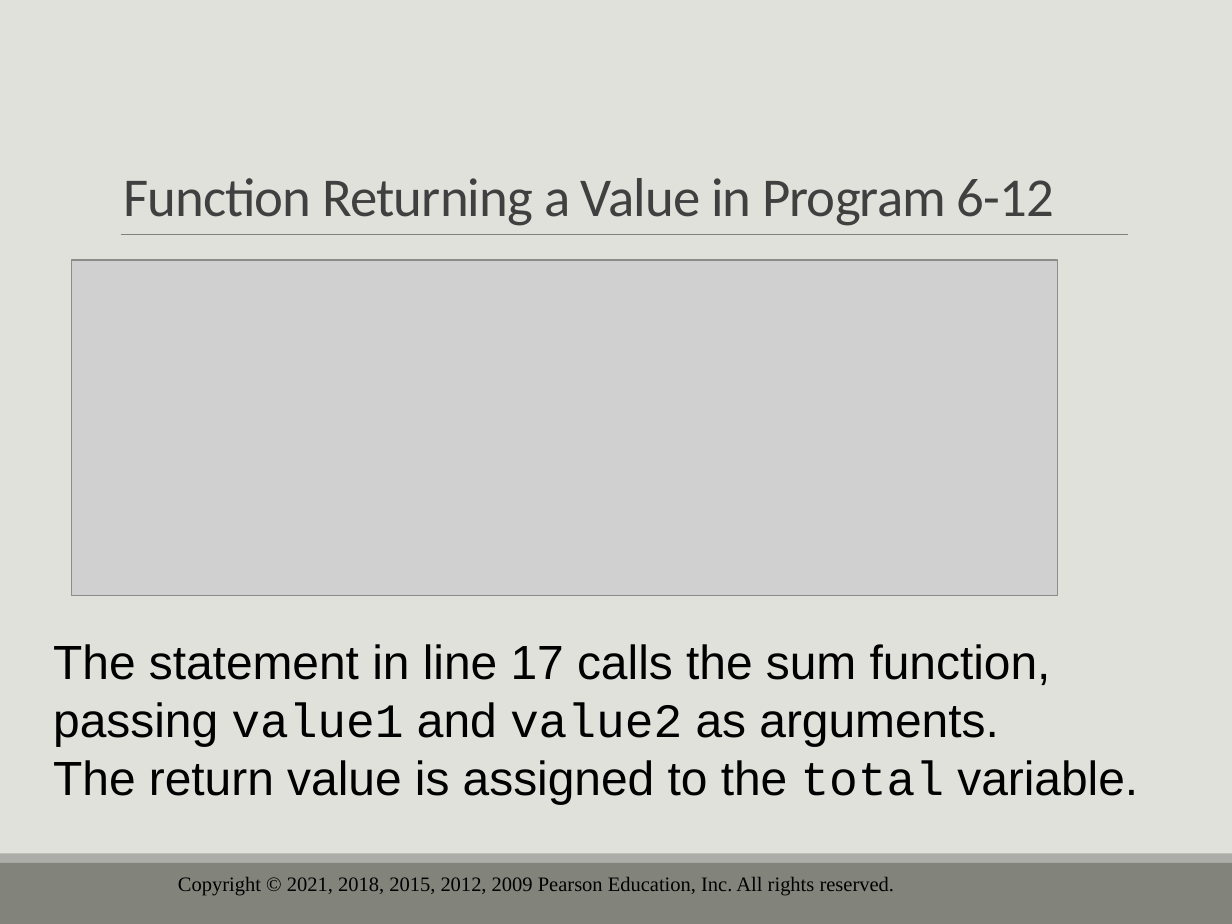
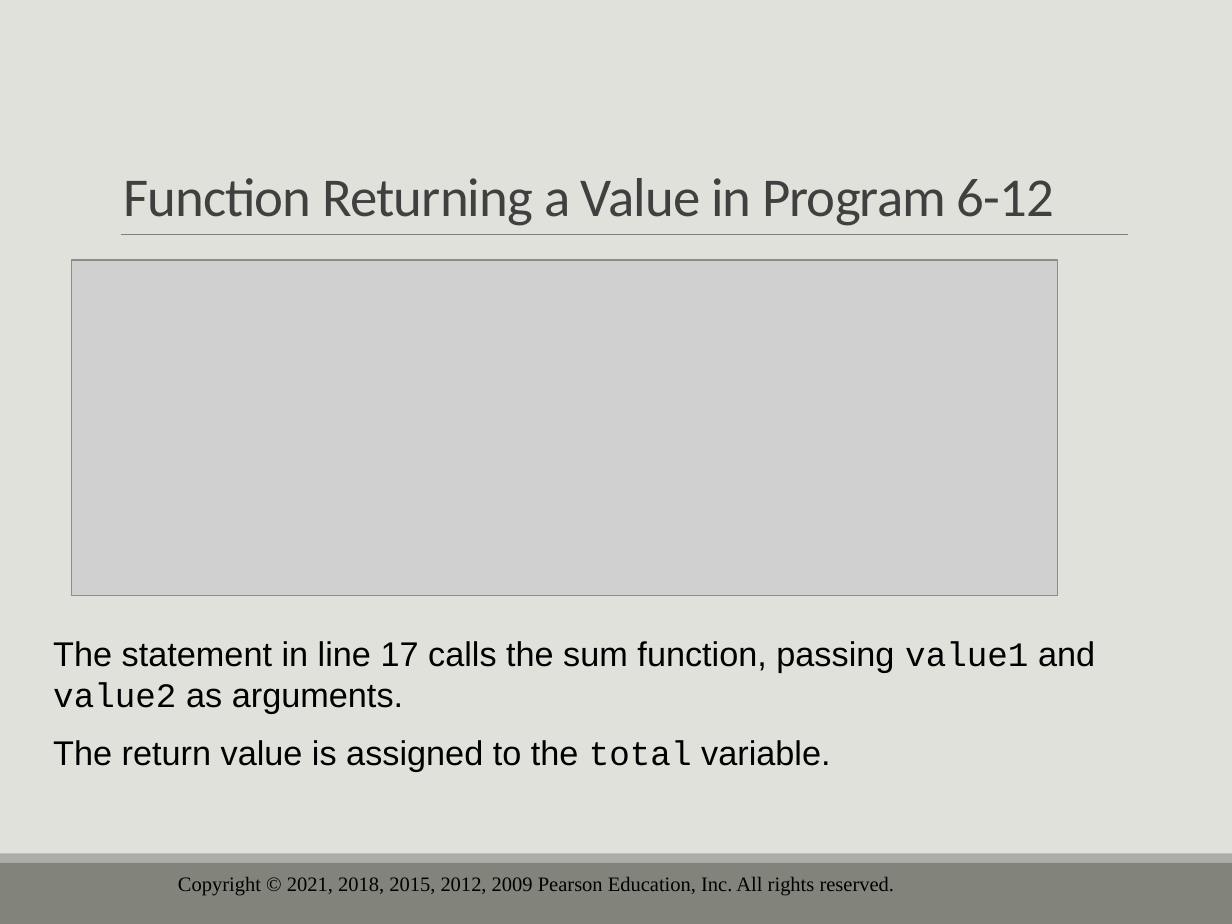
Before and after one commit to drolsonmi/eng1400, a slide deck: slide 34 of 1400_06_Functions.pptx (slide 38 before the commit). Drawn at 1232x924 pixels with LibreOffice and Linux fonts; fonts in the diff are those of the drawing; grey boxes stand for pictures; background and template pictures are left out. Boxes give left, top, right and bottom in pixels: in the first picture for what was removed or moved away, otherwise in the second. Text is boxed around its words. In the diff, an @@ line names an element or a change of style, - is before the commit and + after.

Commit message:
Lecture Oct 26

```diff
--- a/1400_06_Functions.pptx
+++ b/1400_06_Functions.pptx
@@ text at (53,641,1095,772): text changed; size 28 to 20 pt @@
-The statement in line 17 calls the sum function, passing value1 and value2 as arguments. The return value is assigned to the total variable.
+The statement in line 17 calls the sum function, passing value1 and value2 as arguments.
+The return value is assigned to the total variable.
```
Also in this commit, not shown: 17 other slides changed, 17 slides removed, 2 other files.
